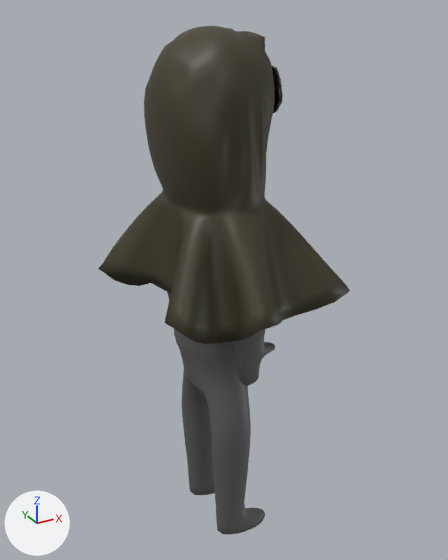
Before and after pictures for a commit that changed the Blender file Gatastrofe/Assets/models/comerciantes.blend.
One viewpoint serves both versions: a 50 mm lens placed at (-2.73, -5.22, 5.75), pointed at (0.18, 0.07, 3.1). The lights are fixed; the arrows at lower left show +X, +Y and +Z.

Before the edit, the objects in view are built like this:
```python
me_cube_001 = bpy.data.meshes.new('Cube.001')
me_cube_001.from_pydata(...)  # 1852 vertices, 1846 faces; spans x -1.5..1.5, y -2.5..2.5, z -8.5..7.2
me_cube_001.polygons.foreach_set('use_smooth', [True] * 1846)
# faces by material slot: [192, 1654]
me_cube_001.materials.append(mat_material_001)  # black #000000
me_cube_001.materials.append(mat_material_002)  # dark grey #5f5f5f
me_cube_002 = bpy.data.meshes.new('Cube.002')
me_cube_002.from_pydata(...)  # 2512 vertices, 2512 faces; spans x -1.39..1.82, y -1.72..1.71, z -2.95..0.83
me_cube_002.polygons.foreach_set('use_smooth', [True] * 2512)
me_cube_002.materials.append(mat_material_004)  # brown #3f3b27
ob_alien = bpy.data.objects.new('alien', me_cube_001)
ob_alien.location = (0.1, 0.0, 3.05)
ob_alien.scale = (0.353, 0.353, 0.353)
ob_capa = bpy.data.objects.new('capa', me_cube_002)
ob_capa.location = (-0.09, 0.0, 4.99)
ob_capa.scale = (0.67, 0.741, 0.741)
```
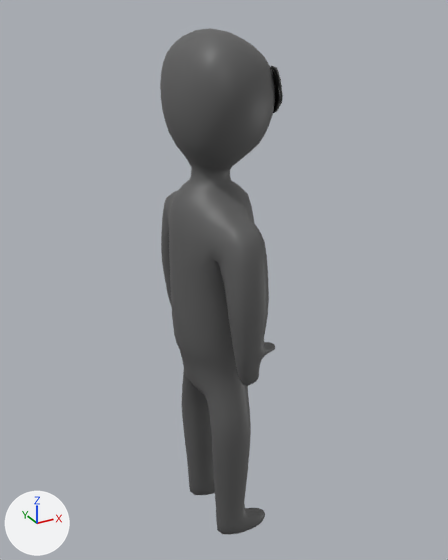
Pixel boxes (x1, y1, x2, y2) of what changed, in the pictures (448 x 560 px):
'capa', hidden
    before: (98, 25, 350, 344)
'alien', unchanged, uncovered by the edit
    before: (167, 66, 283, 535)
    after: (160, 28, 283, 535)

What the commit changed:
Object 'capa' (ob_capa) is now hidden.
